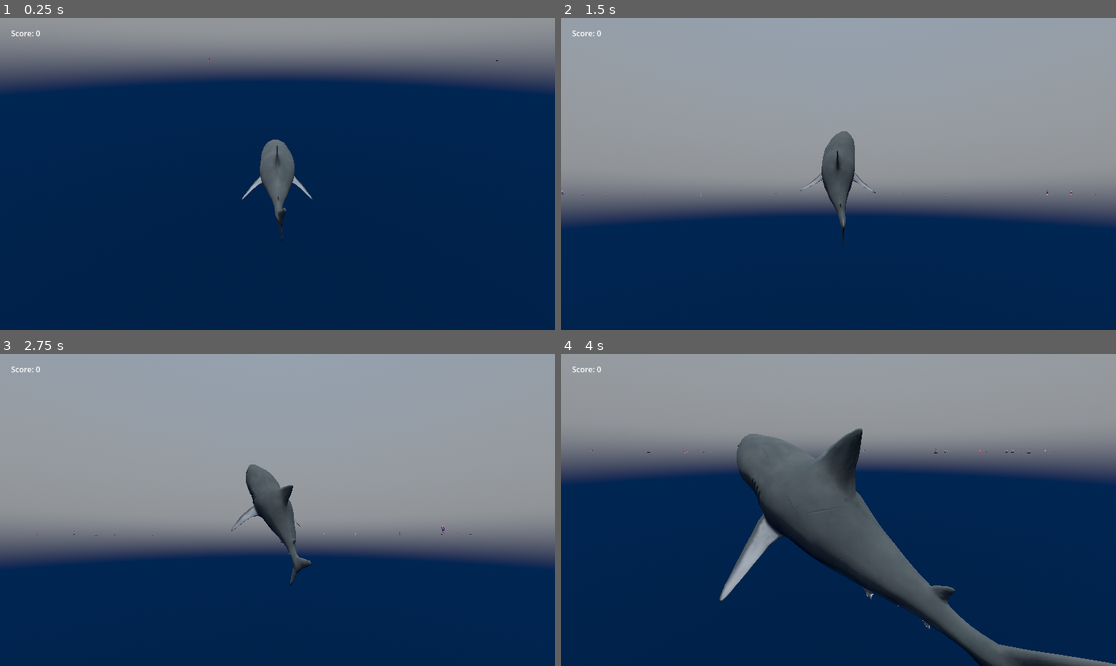
Above: before the commit, frames 1-4 (two rows, left to right).
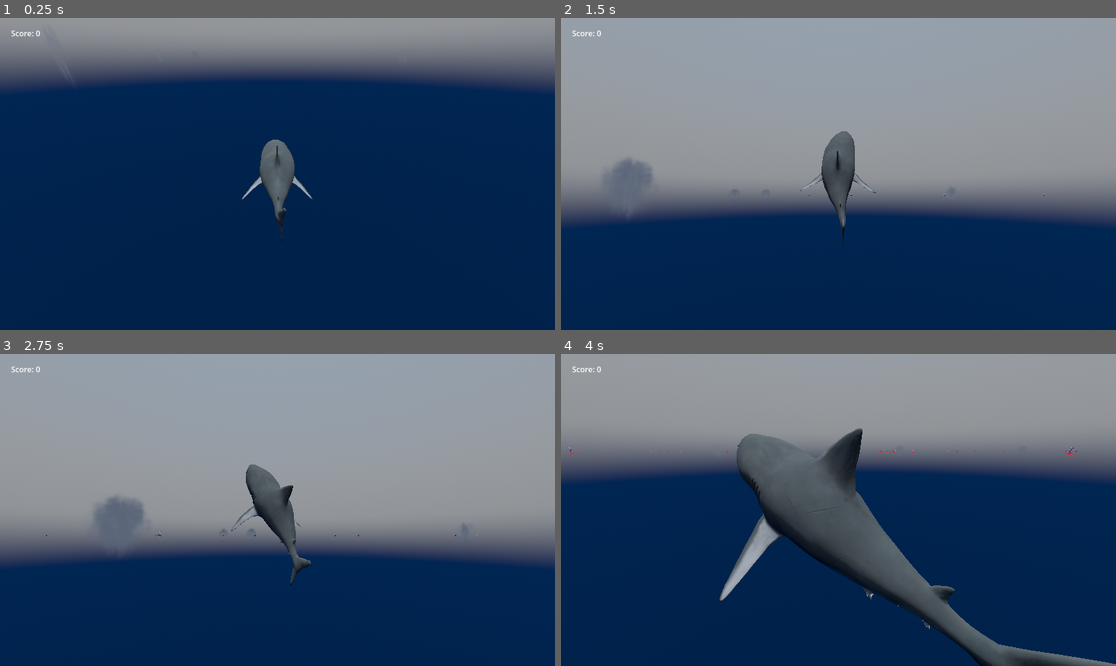
Above: after the commit, the same moments.

Repository: Oscardoras/Blahajnado
Game: Godot game, scene res://level/Level.tscn
Two runs of this game, one before a commit and one after it. Both use one fixed random seed, a clock stepped at 60 frames per second and the inputs below.
Inputs (mouse positions are in pixels of both pictures, inside the frame that each line leads up to):
- Up to frame 1 (0.25 s): no input
- Up to frame 2 (1.5 s): tap Enter (ui_accept) at 0.5, 0.77 s; move the mouse to (810, 236) at 0.52 s; hold Down (move_up) from 0.53 s (still down); tap Space (boost) at 0.6, 1.35 s; move the mouse to (1005, 220) at 1.27 s
- Up to frame 3 (2.75 s): tap Enter (ui_accept) at 1.52 s; move the mouse to (111, 463) at 2.02 s; release Down (move_up) at 2.03 s; hold Left (move_left) from 2.03 s (still down); tap Space (boost) at 2.1 s
- Up to frame 4 (4 s): move the mouse to (866, 510) at 2.77 s; tap Space (boost) at 2.85, 3.6 s; tap Enter (ui_accept) at 3.02, 3.77 s; move the mouse to (755, 432) at 3.52 s; release Left (move_left) at 3.53 s; hold Up (move_down) from 3.53 s (still down)

The runs differ from the first frame. In frame 1, less than 0.1% of the frame differs, in the area x 37-90%, y 12-14%; in frame 2, 0.6%; in frame 3, 0.9%, in the area x 6-86%, y 45-59%; in frame 4, less than 0.1%.

Commit message:
Sound added

Diff:
--- a/level/Camera.gd
+++ b/level/Camera.gd
@@ -4,11 +4,21 @@
 @export var speed = 1.
 @onready var player = $"../Player"
 
-func _ready():
-	pass
+func _process(delta):
+	if in_water():
+		$Waves.playing = false
+		if not $Underwater.playing:
+			$Underwater.playing = true
+	else:
+		$Underwater.playing = false
+		if not $Waves.playing:
+			$Waves.playing = true
 
 func _physics_process(delta):
 	look_at(player.position)
 
 	var target: Vector3 = player.position + player.basis.z * 5 + Vector3.UP * 3
 	position += (target - position) * speed * delta
+
+func in_water():
+	return position.y <= 0
--- a/level/GameManager.gd
+++ b/level/GameManager.gd
@@ -3,19 +3,19 @@
 
 @export var npcs: int = 100
 @export var area_size = 250.
-@export var reticle_delay = 1.
-var reticle_time = 0.
+@export var tornados: int = 5
 var score: int = 0
 var time = 0.
 
 func _ready():
-	pass
+	for i in range(tornados):
+		var tornado = preload("res://level/Tornado.tscn").instantiate()
+		$Tornados.add_child(tornado)
+		tornado.position = Vector3((-0.5+randf())*2*area_size, 0, (-0.5+randf())*2*area_size)
 
 func _process(delta):
 	time += delta
 
-	if reticle_time > 0.:
-		reticle_time -= delta
 	$Control/Score.text = "Score: " + str(score)
 
 	if $NPCs.get_child_count() < npcs:
@@ -30,7 +30,6 @@
 
 func new_kill():
 	score += 1
-	reticle_time = reticle_delay
 
 func get_wave(x, level):
 	return - fmod(time + 0.3*x, 60.) - level * 60
--- a/level/Level.tscn
+++ b/level/Level.tscn
@@ -1,10 +1,11 @@
-[gd_scene load_steps=10 format=3 uid="uid://655liq35c05n"]
+[gd_scene load_steps=11 format=3 uid="uid://655liq35c05n"]
 
 [ext_resource type="PackedScene" uid="uid://dq43acuiulaa" path="res://player/Player.tscn" id="1_36glj"]
 [ext_resource type="PackedScene" uid="uid://ignpdv10rx52" path="res://addons/boujie_water_shader/prefabs/deep_ocean.tscn" id="2_lpp6o"]
 [ext_resource type="Script" path="res://level/Camera.gd" id="3_oc32q"]
-[ext_resource type="PackedScene" uid="uid://cverggveh70cv" path="res://level/Tornado.tscn" id="4_t40a8"]
+[ext_resource type="AudioStream" uid="uid://dnfd1286rxped" path="res://level/Waves sound.mp3" id="5_t7wok"]
 [ext_resource type="Script" path="res://level/GameManager.gd" id="6_1kkdr"]
+[ext_resource type="AudioStream" uid="uid://b8l766wa2ovti" path="res://level/Underwater sound.mp3" id="6_v8vv3"]
 
 [sub_resource type="PhysicalSkyMaterial" id="PhysicalSkyMaterial_rf86w"]
 rayleigh_color = Color(0.541176, 0.690196, 1, 1)
@@ -28,6 +29,9 @@
 
 [node name="Level" type="Node3D"]
 script = ExtResource("6_1kkdr")
+npcs = 500
+area_size = 1000.0
+tornados = 10
 
 [node name="Player" parent="." instance=ExtResource("1_36glj")]
 
@@ -51,8 +55,14 @@
 script = ExtResource("3_oc32q")
 speed = 5.0
 
-[node name="Tornado" parent="." instance=ExtResource("4_t40a8")]
-transform = Transform3D(1, 0, 0, 0, 1, 0, 0, 0, 1, -393.61, 0, -50)
+[node name="AudioListener" type="AudioListener3D" parent="Camera"]
+current = true
+
+[node name="Waves" type="AudioStreamPlayer3D" parent="Camera"]
+stream = ExtResource("5_t7wok")
+
+[node name="Underwater" type="AudioStreamPlayer3D" parent="Camera"]
+stream = ExtResource("6_v8vv3")
 
 [node name="Control" type="Control" parent="."]
 layout_mode = 3
@@ -70,5 +80,4 @@
 
 [node name="NPCs" type="Node3D" parent="."]
 
-[node name="Camera3D" type="Camera3D" parent="."]
-transform = Transform3D(1, 0, 0, 0, 0.521456, 0.853278, 0, -0.853278, 0.521456, 0, 66.1727, 0)
+[node name="Tornados" type="Node3D" parent="."]
--- a/level/Tornado.gd
+++ b/level/Tornado.gd
@@ -7,6 +7,10 @@
 func _ready():
 	direction = Vector2((-0.5+randf())*2*speed, (-0.5+randf())*2*speed)
 
+func _process(delta):
+	if not $Wind.playing:
+		$Wind.playing = true
+
 func _on_body_entered(body):
 	if body is Player:
 		body.tornados += 1
--- a/level/Tornado.tscn
+++ b/level/Tornado.tscn
@@ -1,7 +1,8 @@
-[gd_scene load_steps=12 format=3 uid="uid://cverggveh70cv"]
+[gd_scene load_steps=13 format=3 uid="uid://cverggveh70cv"]
 
 [ext_resource type="Texture2D" uid="uid://uea3d6y1j0ya" path="res://level/smoke.png" id="1_0hxqa"]
 [ext_resource type="Script" path="res://level/Tornado.gd" id="1_kgyga"]
+[ext_resource type="AudioStream" uid="uid://2cfngl0obwpb" path="res://level/Tornado sound.mp3" id="3_xvnip"]
 
 [sub_resource type="Curve" id="Curve_w82fh"]
 _data = [Vector2(0, 0), 0.0, 0.0, 0, 0, Vector2(1, 0), 0.0, 0.0, 0, 0]
@@ -73,5 +74,10 @@
 transform = Transform3D(1, 0, 0, 0, 1, 0, 0, 0, 1, 0, 25, 0)
 shape = SubResource("CapsuleShape3D_heefh")
 
+[node name="Wind" type="AudioStreamPlayer3D" parent="."]
+transform = Transform3D(1, 0, 0, 0, 1, 0, 0, 0, 1, 0, 30, 0)
+stream = ExtResource("3_xvnip")
+volume_db = 10.0
+
 [connection signal="body_entered" from="." to="." method="_on_body_entered"]
 [connection signal="body_exited" from="." to="." method="_on_body_exited"]
--- a/npcs/Surfer.tscn
+++ b/npcs/Surfer.tscn
@@ -54,6 +54,7 @@
 direction = Vector3(-1, 0, -8)
 
 [node name="Pivot" type="Node3D" parent="."]
+transform = Transform3D(1, 0, 0, 0, 0.965926, 0.258819, 0, -0.258819, 0.965926, 0, 0, 0)
 
 [node name="Surfer" type="MeshInstance3D" parent="Pivot"]
 transform = Transform3D(2, 0, 0, 0, -8.74228e-08, 2, 0, -2, -8.74228e-08, 0, 0, 0)
--- a/player/Player.gd
+++ b/player/Player.gd
@@ -53,6 +53,7 @@
 
 func _on_body_entered(body):
 	if body is NPC:
+		$Eating.play()
 		get_node("/root/Level").new_kill()
 		body.queue_free()
 
--- a/player/Player.tscn
+++ b/player/Player.tscn
@@ -1,7 +1,8 @@
-[gd_scene load_steps=7 format=3 uid="uid://dq43acuiulaa"]
+[gd_scene load_steps=8 format=3 uid="uid://dq43acuiulaa"]
 
 [ext_resource type="PackedScene" uid="uid://kmd5km06pq2j" path="res://player/shark.glb" id="1_qmtcg"]
 [ext_resource type="Script" path="res://player/Player.gd" id="1_xjxpp"]
+[ext_resource type="AudioStream" uid="uid://b032gx6rfcvd2" path="res://player/Eating sound.mp3" id="3_8f8ej"]
 
 [sub_resource type="CapsuleShape3D" id="CapsuleShape3D_le6l8"]
 radius = 0.75
@@ -31,7 +32,7 @@
 script = ExtResource("1_xjxpp")
 force = 20000.0
 rotation_force = 2000.0
-boost_force = 30000.0
+boost_force = 50000.0
 air_controll = 0.5
 
 [node name="CollisionShape" type="CollisionShape3D" parent="."]
@@ -57,4 +58,7 @@
 transform = Transform3D(5, 0, 0, 0, 5, 0, 0, 0, 5, 0, 0, 0)
 shape = SubResource("ConvexPolygonShape3D_k0fas")
 
+[node name="Eating" type="AudioStreamPlayer3D" parent="."]
+stream = ExtResource("3_8f8ej")
+
 [connection signal="body_entered" from="Mouth" to="." method="_on_body_entered"]
--- a/project.godot
+++ b/project.godot
@@ -10,10 +10,14 @@
 
 [application]
 
-config/name="Jamvolcans 2024"
+config/name="Blåhajnado"
 run/main_scene="res://level/Level.tscn"
 config/features=PackedStringArray("4.2", "GL Compatibility")
 config/icon="res://icon.svg"
+
+[display]
+
+window/subwindows/embed_subwindows=false
 
 [filesystem]
 
@@ -47,6 +51,10 @@
 ]
 }
 
+[layer_names]
+
+3d_render/layer_2="Shark"
+
 [rendering]
 
 renderer/rendering_method.mobile="gl_compatibility"
Not shown, changed: example/boujie_water_shader/mountains.obj.import
Not shown, changed: example/boujie_water_shader/obelisk/pyramid_pillar.obj.import
Not shown, changed: example/boujie_water_shader/subdivcube.obj.import
Not shown, added: level/Tornado sound.mp3.import
Not shown, added: level/Underwater sound.mp3.import
Not shown, added: level/Waves sound.mp3.import
Not shown, added: player/Eating sound.mp3.import
Binary file removed: window.png
Not shown, removed: window.png.import
Not shown, added: level/Tornado sound.mp3
Not shown, added: level/Underwater sound.mp3
Not shown, added: level/Waves sound.mp3
(and 1 more such lines)
